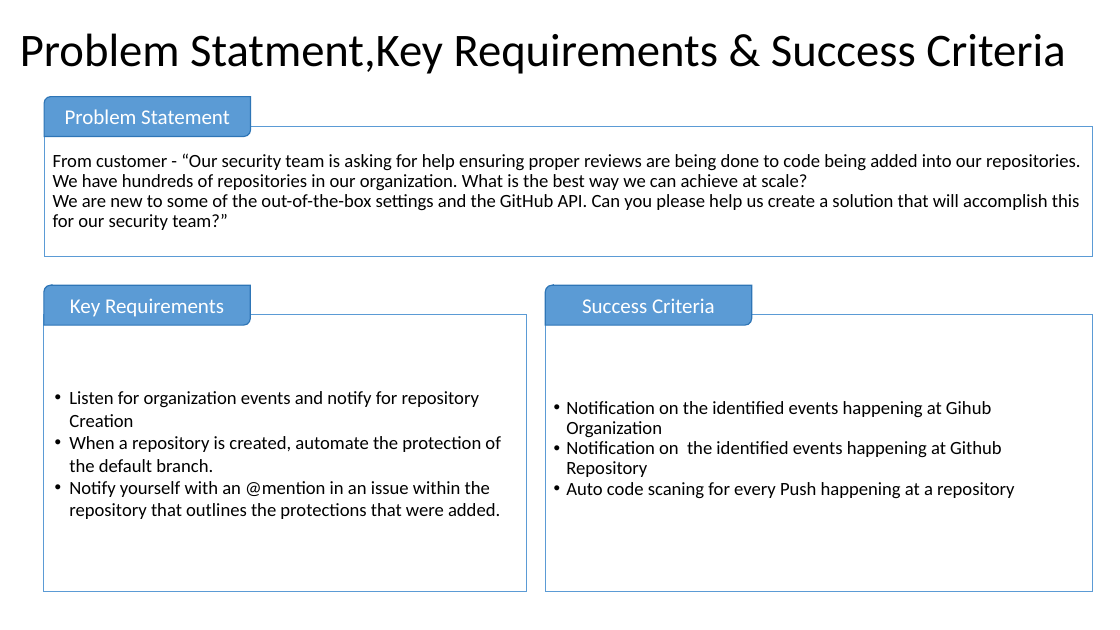
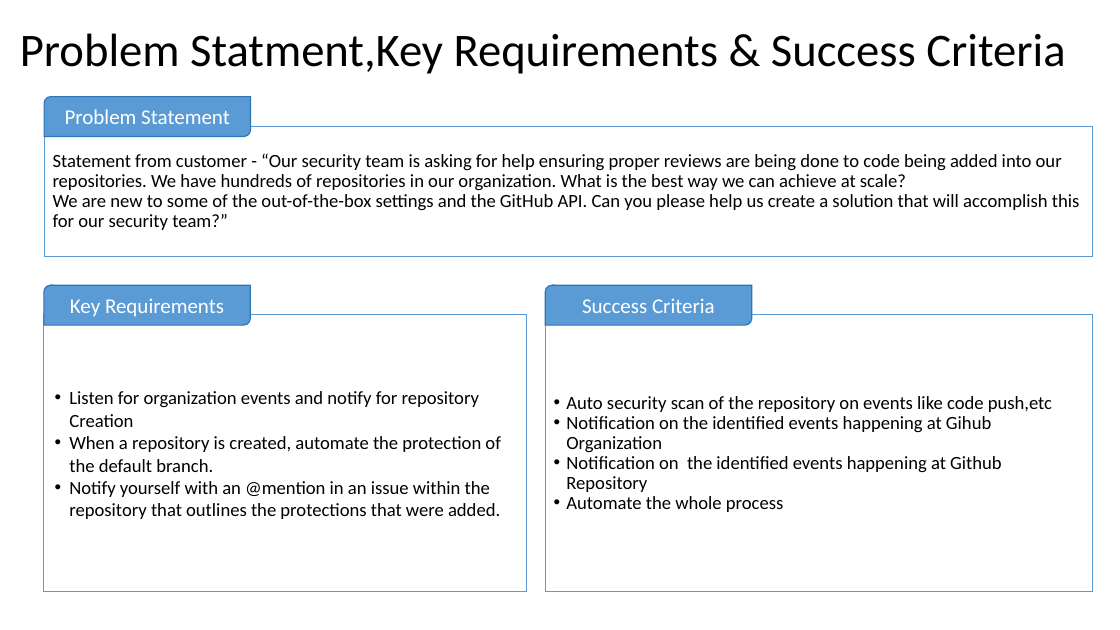
Before and after one commit to SreeBooster/github_csa, a slide deck: slide 1 of gitHub_presentation.pptx. Drawn at 1120x630 pixels with LibreOffice and Linux fonts; fonts in the diff are those of the drawing. Boxes give left, top, right and bottom in pixels: in the first picture for what was removed or moved away, otherwise in the second. Text is boxed around its words. In the diff, an @@ line names an element or a change of style, - is before the commit and + after.

```diff
--- a/gitHub_presentation.pptx
+++ b/gitHub_presentation.pptx
@@ text in rectangle at (x1=53, y1=153, x2=1080, y2=230): text changed @@
-From customer - “Our security team is asking for help ensuring proper reviews are being done to code being added into our repositories. We have hundreds of repositories in our organization. What is the best way we can achieve at scale?
-We are new to some of the out-of-the-box settings and the GitHub API. Can you please help us create a solution that will accomplish this for our security team?”
+Statement from customer - “Our security team is asking for help ensuring proper reviews are being done to code being added into our repositories. We have hundreds of repositories in our organization. What is the best way we can achieve at scale?
+We are new to some of the out-of-the-box settings and the GitHub API. Can you please help us create a solution that will accomplish this for our security team?”
@@ text in rectangle at (x1=566, y1=396, x2=1052, y2=412): paragraph added @@
+• Auto security scan of the repository on events like code push,etc
@@ text in rectangle at (x1=566, y1=496, x2=783, y2=512): text changed @@
-• Auto code scaning for every Push happening at a repository
+• Automate the whole process
```
Also in this commit, not shown: 1 other slide changed.
